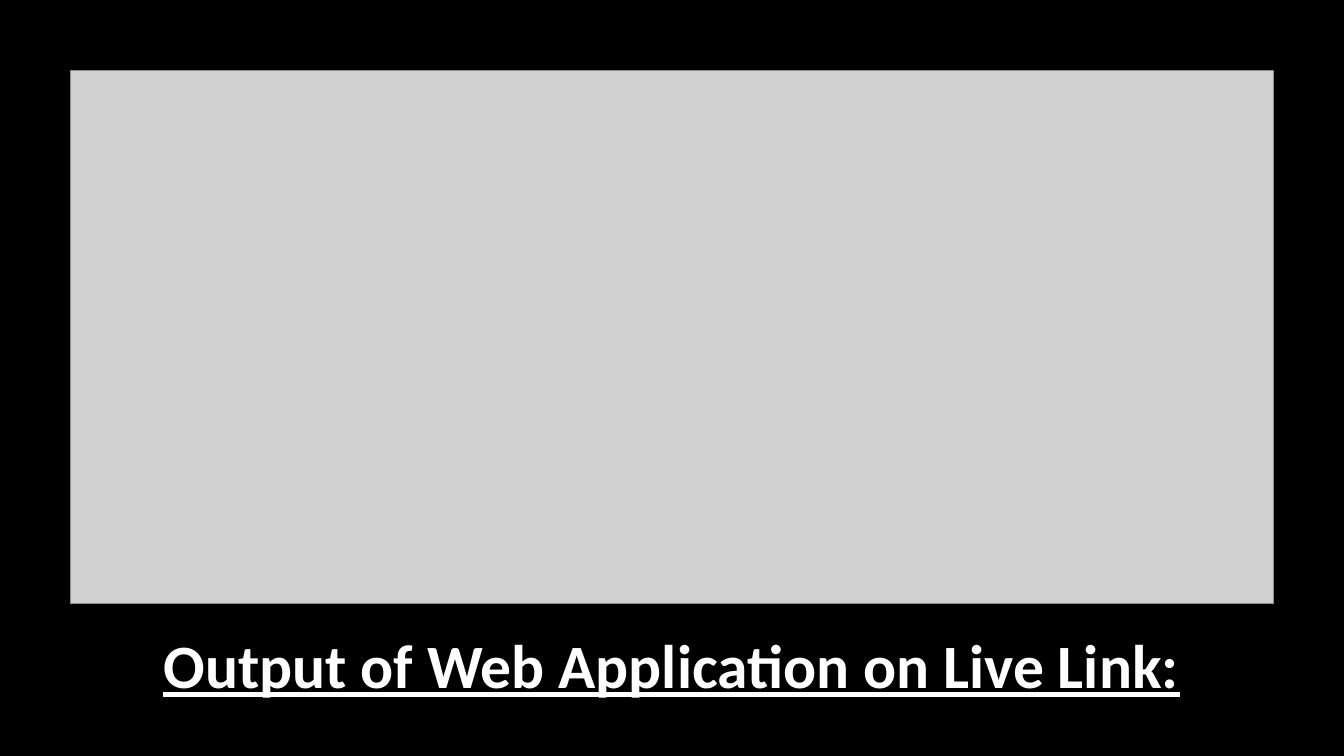
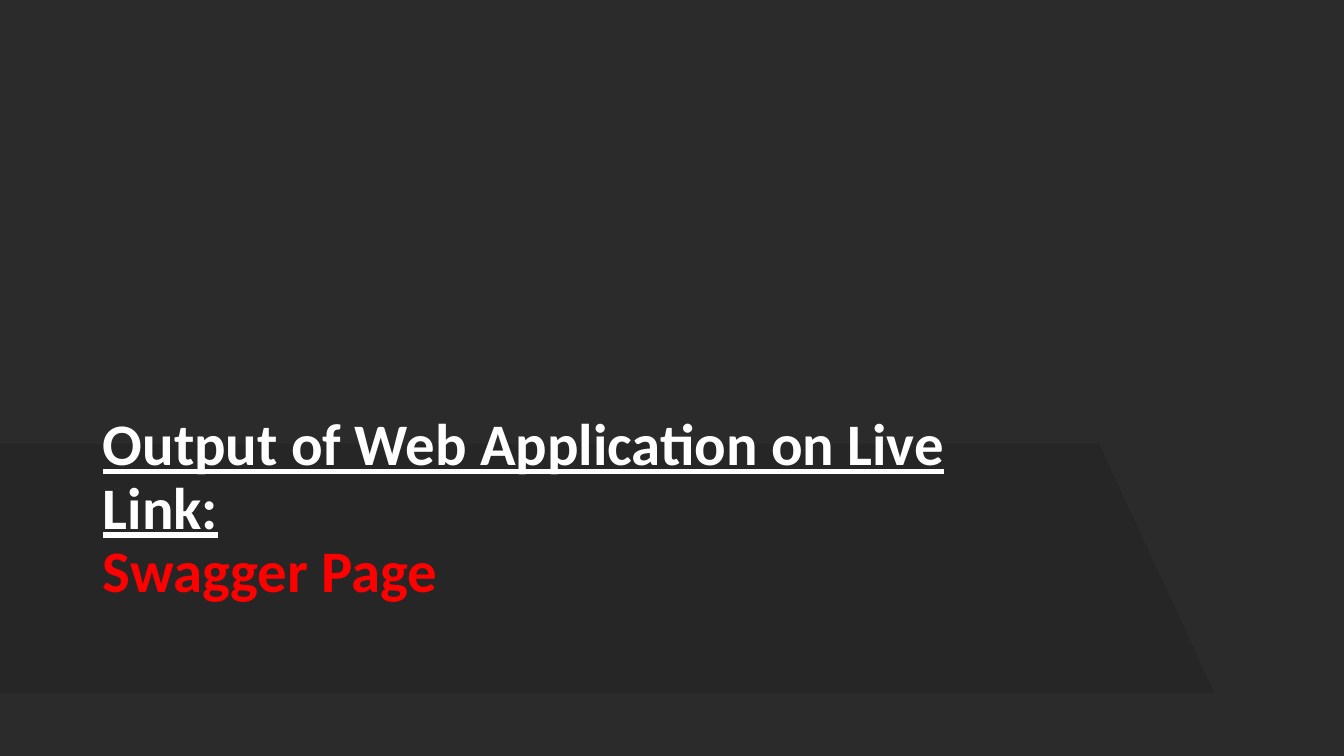
Before and after one commit to maitravpatel/Assignment4-CSharp, a slide deck: slide 16 of Assignment 4.pptx. Drawn at 1344x756 pixels with LibreOffice and Linux fonts; fonts in the diff are those of the drawing; grey boxes stand for pictures; background and template pictures are left out; a plain dark background stands for a picture behind light text. Boxes give left, top, right and bottom in pixels: in the first picture for what was removed or moved away, otherwise in the second. Text is boxed around its words. In the diff, an @@ line names an element or a change of style, - is before the commit and + after.

```diff
--- a/Assignment 4.pptx
+++ b/Assignment 4.pptx
@@ background #000000 to picture (left out) @@
@@ picture removed at [71, 71, 1273, 604] @@
@@ freeform shape added at [0, 444, 1215, 693], fill #262626 at 88% opacity @@
@@ title "Output of Web Application on ..." at [103, 423, 944, 602]: vertical alignment middle to bottom @@
@@ title at [103, 423, 944, 602]: text changed; size 44 to 42 pt @@
-Output of Web Application on Live Link:
+Output of Web Application on Live Link:
+Swagger Page
```
Also in this commit, not shown: 1 other slide changed, 3 slides added, 4 other files.
